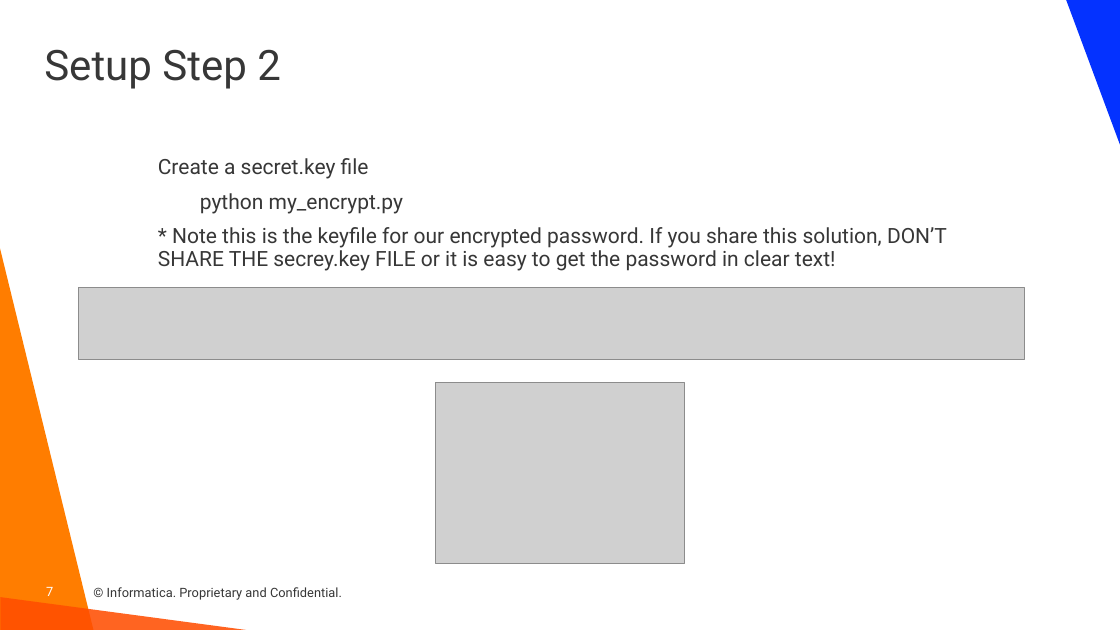
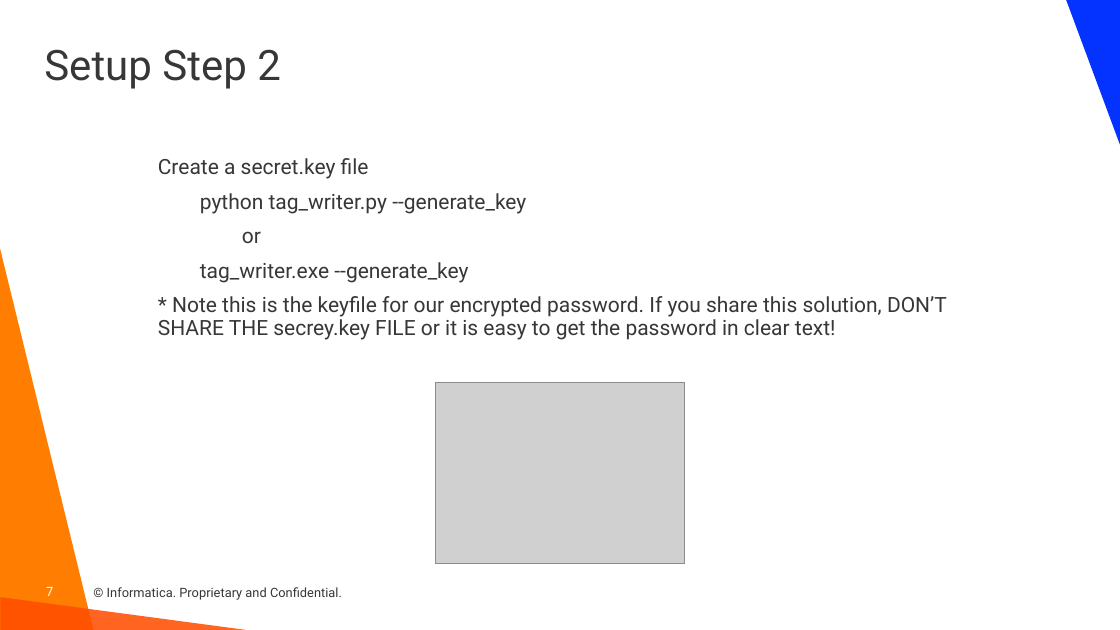
Before and after one commit to haystraw/Informatica_Databricks_Tag_Writer, a slide deck: slide 7 of CDGC Databricks Tag Writer.pptx. Drawn at 1120x630 pixels with LibreOffice and Linux fonts; fonts in the diff are those of the drawing; grey boxes stand for pictures; background and template pictures are left out. Boxes give left, top, right and bottom in pixels: in the first picture for what was removed or moved away, otherwise in the second. Text is boxed around its words. In the diff, an @@ line names an element or a change of style, - is before the commit and + after.

```diff
--- a/CDGC Databricks Tag Writer.pptx
+++ b/CDGC Databricks Tag Writer.pptx
@@ text at bbox=[200, 193, 526, 283]: text changed @@
-python my_encrypt.py
+python tag_writer.py --generate_key
+or
+tag_writer.exe --generate_key
@@ picture removed at bbox=[78, 288, 1024, 360] @@
```
Also in this commit, not shown: 5 other slides changed, 11 slides added, 7 other files.
